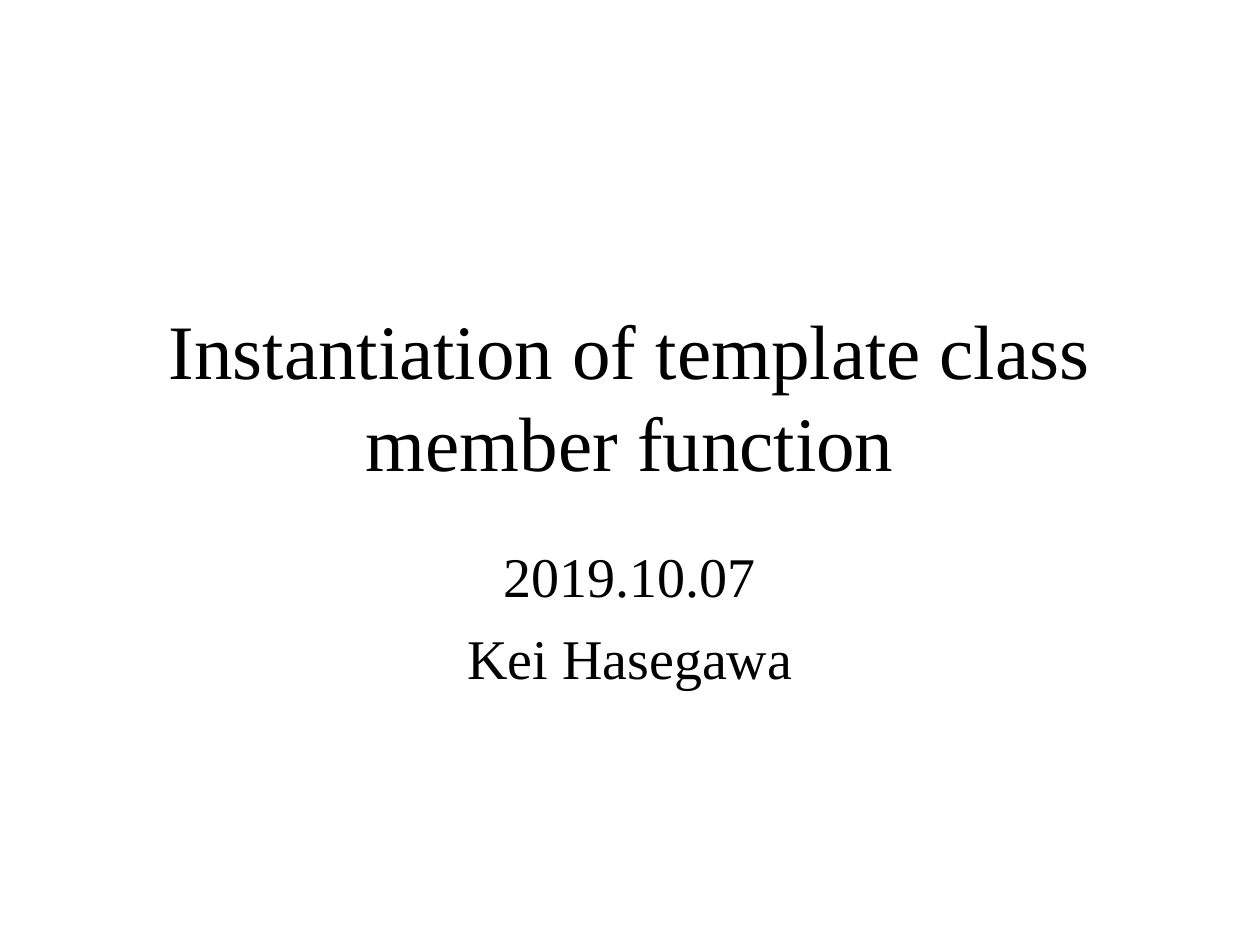
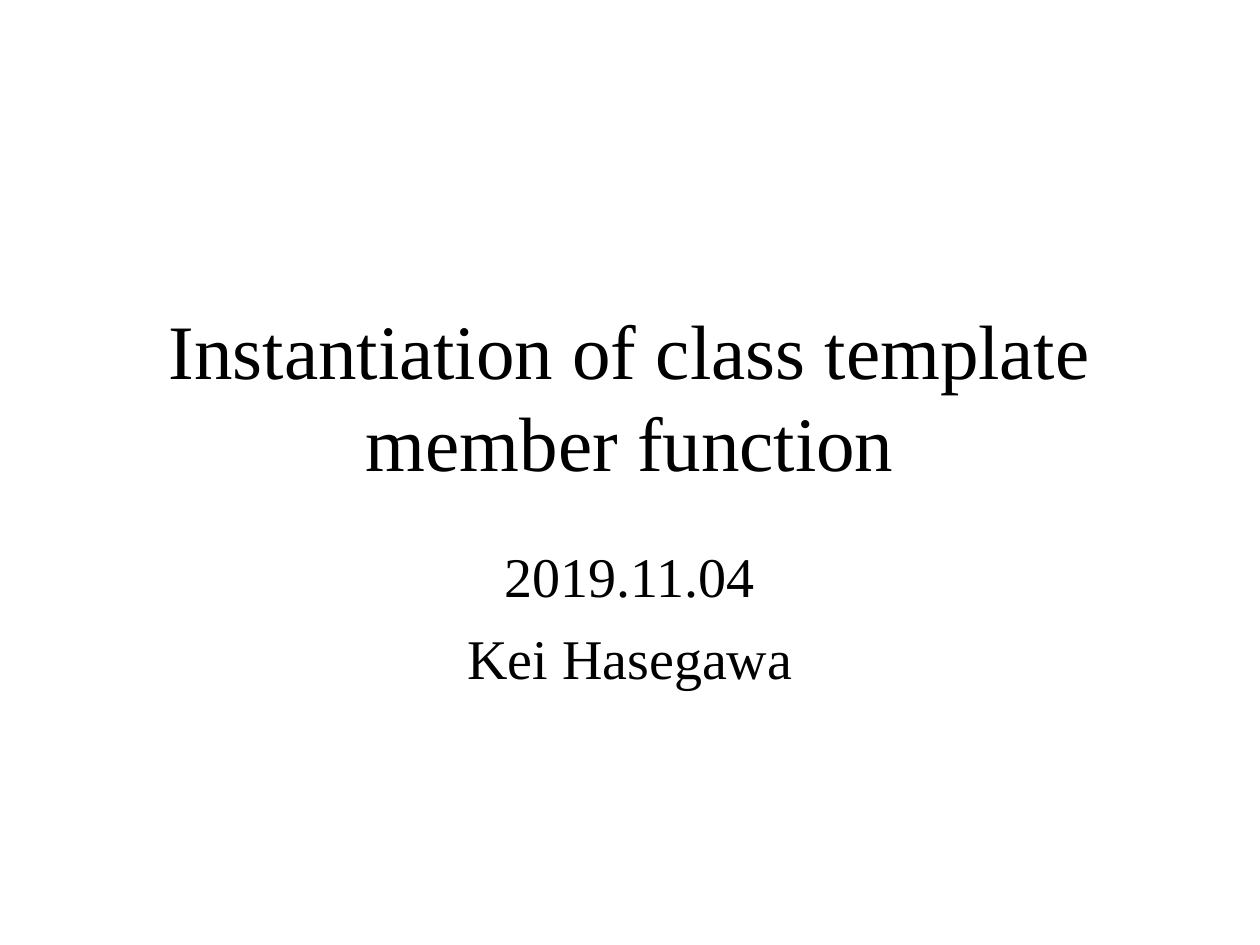
Before and after one commit to KeiHasegawa/cxx_doc, a slide deck: slide 1 of 15_template_mem_fun_instatiate_e.ppt. Drawn at 1260x945 pixels with LibreOffice and Linux fonts; fonts in the diff are those of the drawing. Boxes give left, top, right and bottom in pixels: in the first picture for what was removed or moved away, otherwise in the second. Text is boxed around its words. In the diff, an @@ line names an element or a change of style, - is before the commit and + after.

```diff
--- a/15_template_mem_fun_instatiate_e.ppt
+++ b/15_template_mem_fun_instatiate_e.ppt
@@ title at (169, 324, 1090, 472): text changed @@
-Instantiation of template class member function
+Instantiation of class template member function
@@ subtitle at (505, 559, 755, 598): text changed @@
-2019.10.07
+2019.11.04
```
Also in this commit, not shown: 5 other files.
